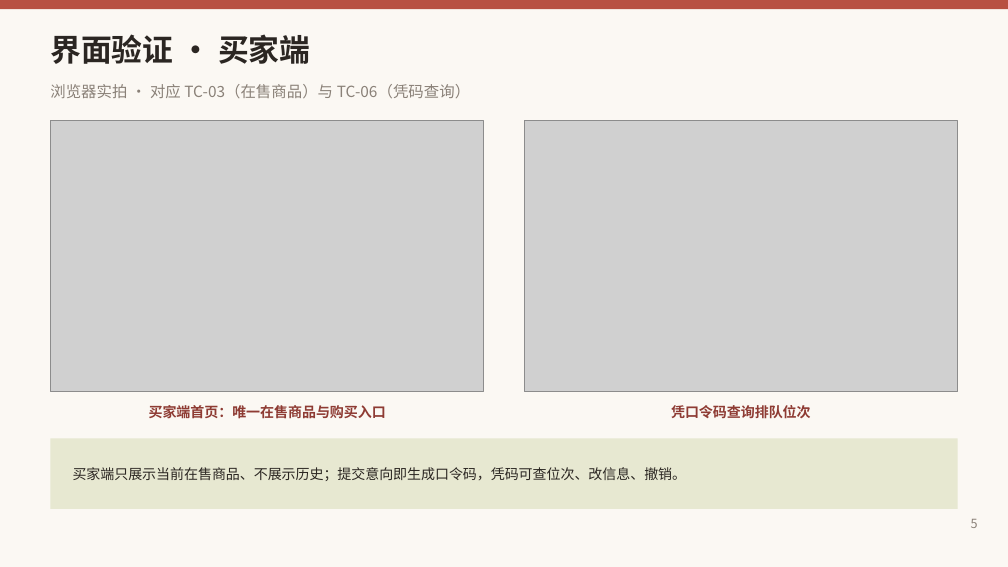
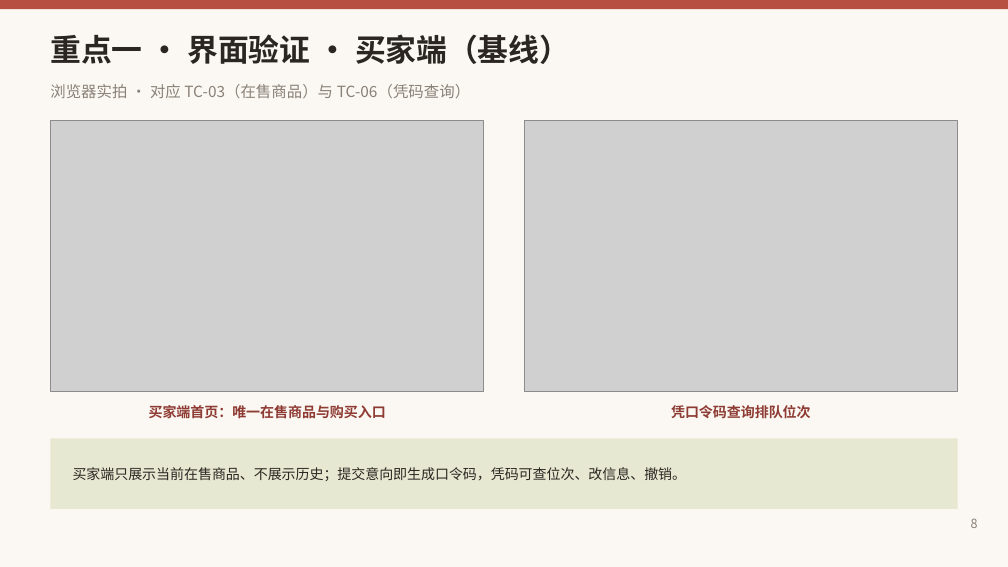
Before and after one commit to kaskk345/pingxixi-online-shoppingplatform, a slide deck: slide 8 of docs/media/第二周_第二次评审_讲述版.pptx (slide 5 before the commit). Drawn at 1008x567 pixels with LibreOffice and Linux fonts; fonts in the diff are those of the drawing; grey boxes stand for pictures. Boxes give left, top, right and bottom in pixels: in the first picture for what was removed or moved away, otherwise in the second. Text is boxed around its words. In the diff, an @@ line names an element or a change of style, - is before the commit and + after.

```diff
--- a/docs/media/第二周_第二次评审_讲述版.pptx
+++ b/docs/media/第二周_第二次评审_讲述版.pptx
@@ text at (50,34,570,64): text changed @@
-界面验证 · 买家端
+重点一 · 界面验证 · 买家端（基线）
@@ text at (971,519,978,528): text changed @@
-5
+8
```
Also in this commit, not shown: 8 other slides changed, 4 slides added, 2 slides removed, 16 other files.
